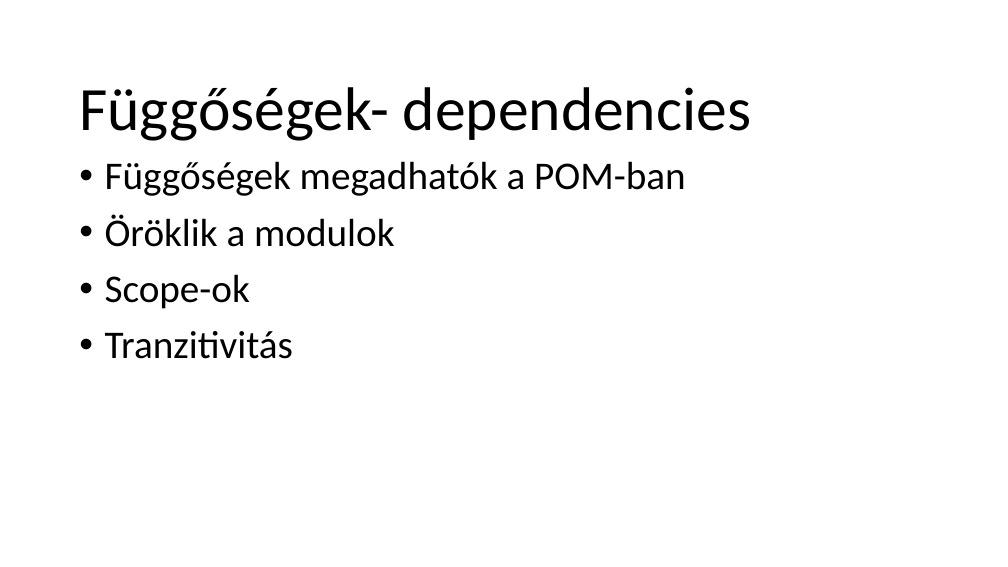
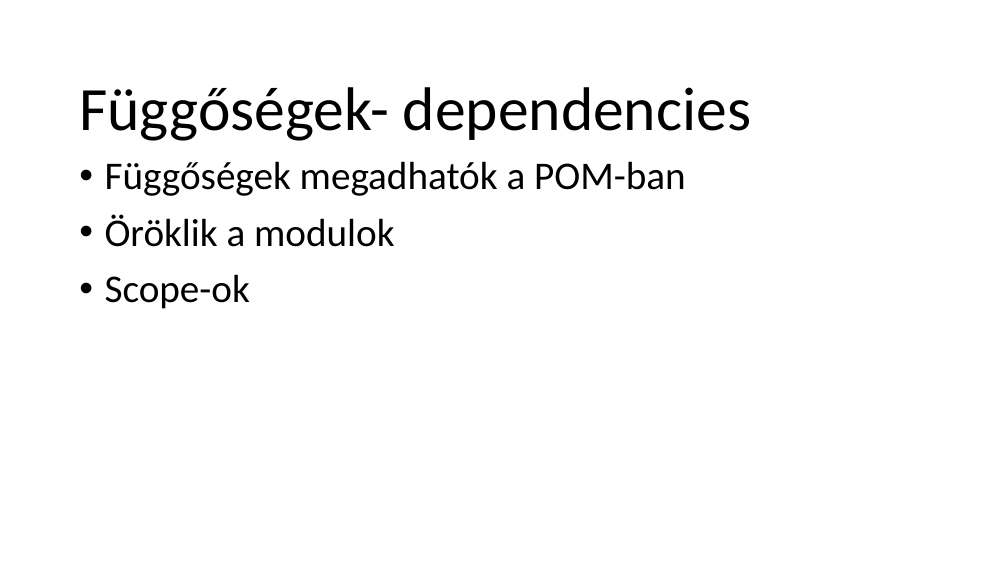
Before and after one commit to schonherz-java-ee-2016-spring/education, a slide deck: slide 10 of documentation/05_Maven/doc/Java training 23- Maven - Repositories & Dependency.pptx. Drawn at 1008x567 pixels with LibreOffice and Linux fonts; fonts in the diff are those of the drawing; background and template pictures are left out. Boxes give left, top, right and bottom in pixels: in the first picture for what was removed or moved away, otherwise in the second. Text is boxed around its words. In the diff, an @@ line names an element or a change of style, - is before the commit and + after.

```diff
--- a/documentation/05_Maven/doc/Java training 23- Maven - Repositories & Dependency.pptx
+++ b/documentation/05_Maven/doc/Java training 23- Maven - Repositories & Dependency.pptx
@@ text at bbox=[105, 331, 293, 359]: paragraph removed @@
-• Tranzitivitás
```
Also in this commit, not shown: 1 slide added, 6 other files.
